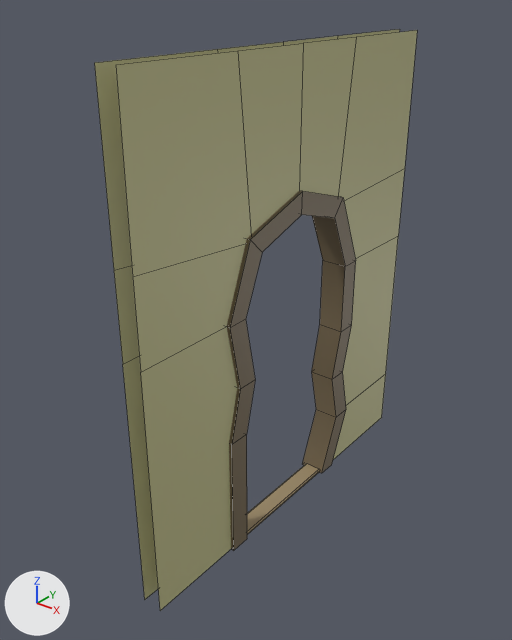
Before and after pictures for a commit that changed the FBX model Assets/Apartment/StrangeDoorway_SM.fbx.
Rendered twice from a 50 mm lens placed at (2.83, -5.31, 3.87), pointed at (-0.07, -1.69, 1.63). Arrows for +X, +Y and +Z are at lower left; the lights stay in place. The first picture is the older version. Mesh edges are drawn as thin lines. Where no turn or scale is listed for an object, it has been applied to the vertices.

Objects in the first picture: 'StrangeDoorway'.
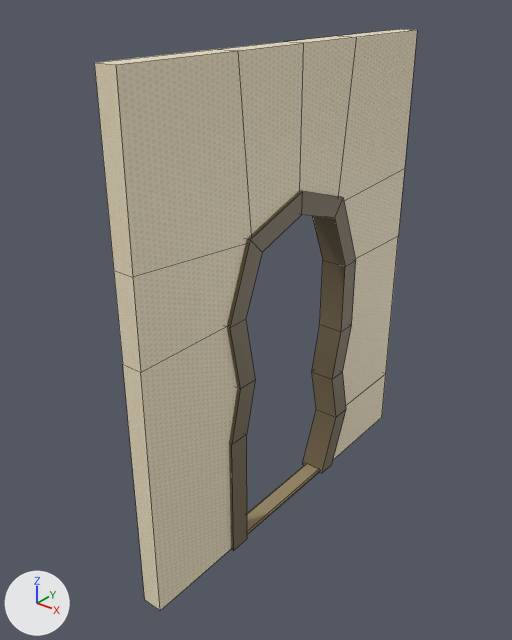
Location of each change, [x1, y1, x2, y2] in pixels of the pictures (512 x 640 px):
'StrangeDoorway', surface changed, reshaped (lighter): [95, 29, 417, 611] in both
part 1 of me_mesh, added: after [95, 29, 413, 610]
part 2 of me_mesh, surface changed (lighter): before [95, 29, 417, 611]; after [116, 30, 417, 611]

The change in detail:
Picture 'retro-flowers-wallpaper-2438-mm-architextures.jpg' (img_retro_flowers_wallpaper_2438_mm_architextures_jpg) is new.
In material 'Wallpaper_mat' (mat_wallpaper_mat), base_color is no longer (0.496, 0.483, 0.243), beige #bbb987.
In material 'Wallpaper_mat' (mat_wallpaper_mat), texture is now set to img_retro_flowers_wallpaper_2438_mm_architextures_jpg.
me_mesh is used by ob_strangedoorway; location (0.0, 0.0, 0.0).
me_mesh had 100 vertices, 67 faces and spanned x -0.03..0.18, y -3.0..0.0, z 0.0..3.5.
me_mesh now has 100 vertices, 87 faces and spans x -0.03..0.18, y -3.0..0.0, z 0.0..3.5.
Part 1, on me_mesh:
20 new faces join them, mat_wallpaper_mat (picture img_retro_flowers_wallpaper_2438_mm_architextures_jpg).
me_mesh part 2: 18 kept faces spanning x 0.0..0.15, y -3.0..0.0, z 0.0..3.5 get new texture (UV) coordinates.
